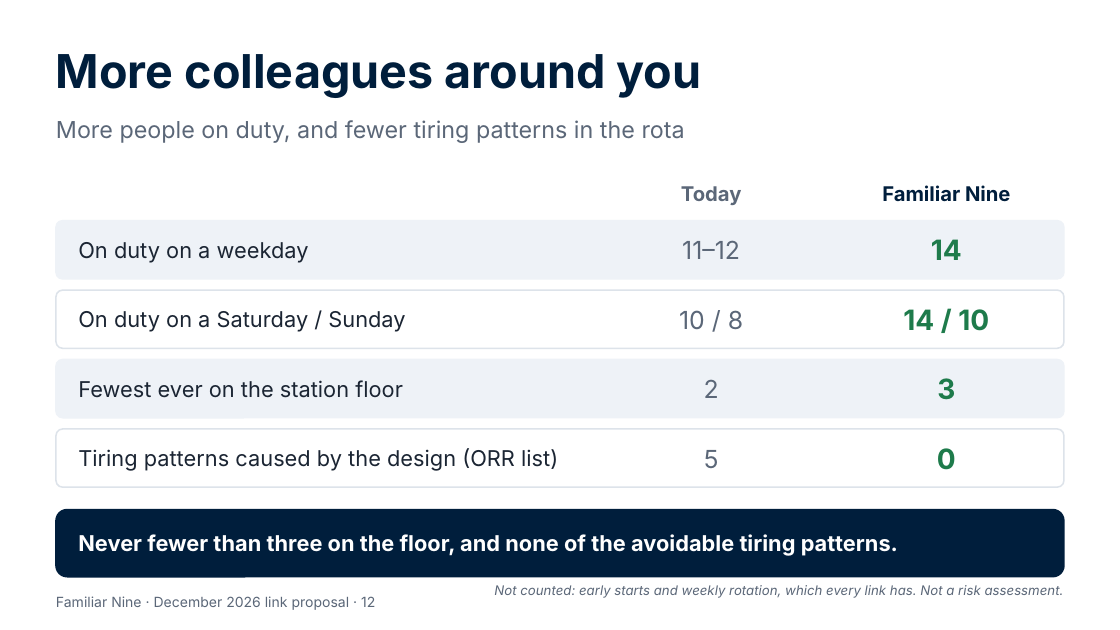
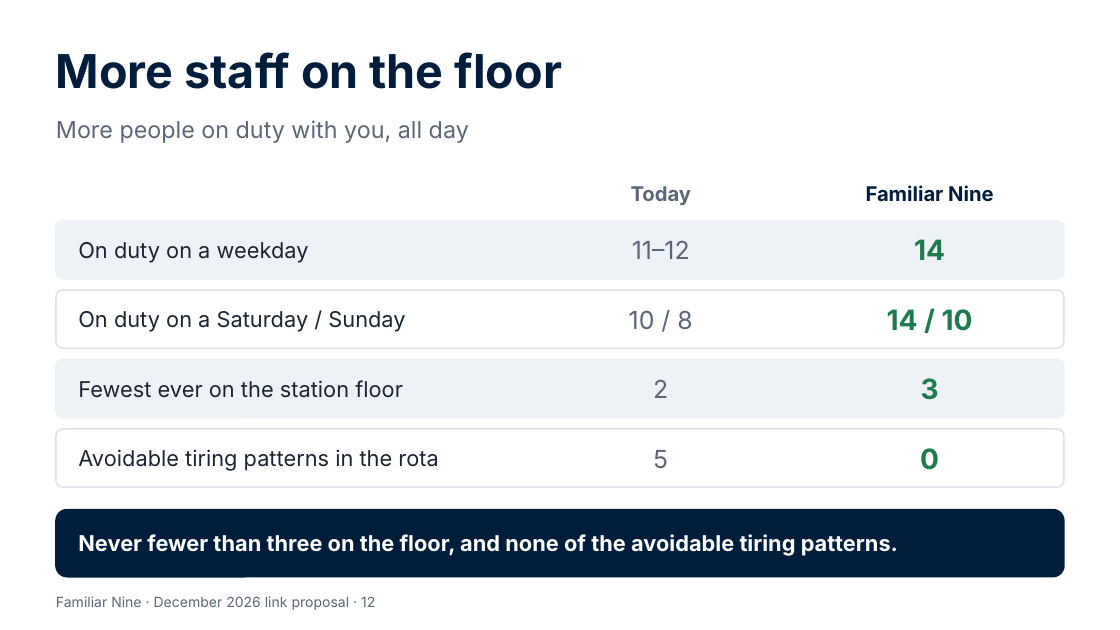
Before and after one commit to Garethdavidmiller/roster-app, a slide deck: slide 12 of docs/proposals/presentations/Familiar-Nine-for-colleagues.pptx. Drawn at 1120x630 pixels with LibreOffice and Linux fonts; fonts in the diff are those of the drawing. Boxes give left, top, right and bottom in pixels: in the first picture for what was removed or moved away, otherwise in the second. Text is boxed around its words. In the diff, an @@ line names an element or a change of style, - is before the commit and + after.

```diff
--- a/docs/proposals/presentations/Familiar-Nine-for-colleagues.pptx
+++ b/docs/proposals/presentations/Familiar-Nine-for-colleagues.pptx
@@ text at bbox=[56, 52, 562, 89]: text changed @@
-More colleagues around you
+More staff on the floor
@@ text at bbox=[56, 120, 469, 143]: text changed @@
-More people on duty, and fewer tiring patterns in the rota
+More people on duty with you, all day
@@ text "Today": place and size @@
-text "Today" at bbox=[681, 186, 742, 205]
+text "Today" at bbox=[631, 186, 692, 205]
@@ text "Familiar Nine": place and size @@
-text "Familiar Nine" at bbox=[882, 185, 1010, 202]
+text "Familiar Nine" at bbox=[866, 185, 993, 202]
@@ text "11–12": place and size @@
-text "11–12" at bbox=[682, 240, 740, 259]
+text "11–12" at bbox=[632, 241, 690, 259]
@@ text "14": place and size @@
-text "14" at bbox=[931, 239, 962, 260]
+text "14" at bbox=[914, 239, 945, 260]
@@ text "10 / 8": place and size @@
-text "10 / 8" at bbox=[679, 310, 743, 329]
+text "10 / 8" at bbox=[629, 310, 692, 329]
@@ text "14 / 10": place and size @@
-text "14 / 10" at bbox=[903, 309, 989, 331]
+text "14 / 10" at bbox=[887, 309, 973, 331]
@@ text "2": place and size @@
-text "2" at bbox=[704, 380, 719, 398]
+text "2" at bbox=[653, 379, 668, 398]
@@ text "3": place and size @@
-text "3" at bbox=[937, 378, 955, 400]
+text "3" at bbox=[921, 378, 939, 400]
@@ text at bbox=[78, 449, 438, 471]: text changed @@
-Tiring patterns caused by the design (ORR list)
+Avoidable tiring patterns in the rota
@@ text "5": place and size @@
-text "5" at bbox=[704, 450, 719, 468]
+text "5" at bbox=[653, 450, 668, 468]
@@ text "0": place and size @@
-text "0" at bbox=[937, 448, 956, 470]
+text "0" at bbox=[920, 448, 939, 470]
@@ text removed at bbox=[494, 585, 1064, 598] @@
-Not counted: early starts and weekly rotation, which every link has. Not a risk assessment.
```
Also in this commit, not shown: 6 other slides changed, 4 other files.
